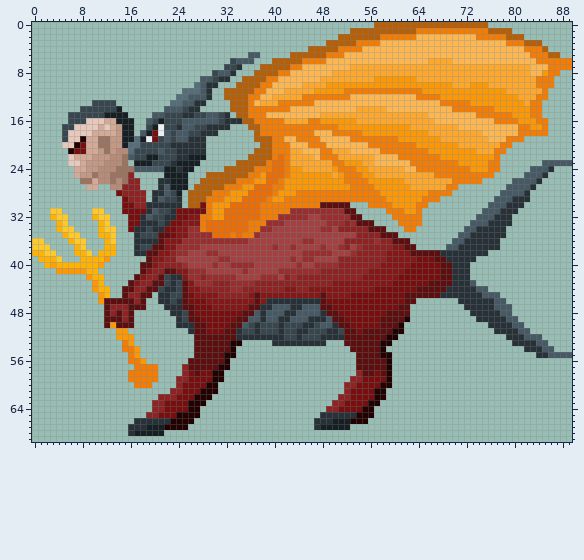
File history of a sprite sheet, source/core/assets/images/boss_enemy_angle1.png. That is the earlier state.
The file is 360x280 pixels, drawn in blocks of 4x4; one block is one cell here. Colours within 5 levels of each other are drawn and written as one.
The result:
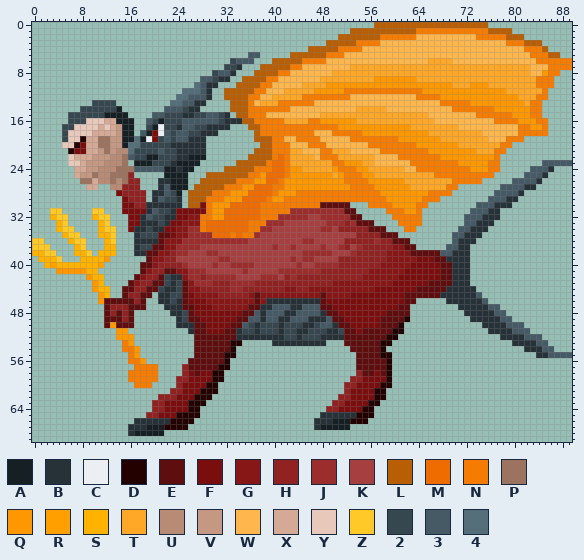
Palette (. is transparent): A #161f24  B #263238  C #eceff1  D #240101  E #5e0e0e  F #7a0d0d  G #871616  H #912222  J #9c2d2d  K #a64040  L #b85e04  M #ef6c00  N #f57c00  P #9c735f  Q #ff9800  R #ffa000  S #ffb300  T #ffa726  U #b88b76  V #c49883  W #ffb74d  X #d4a996  Y #e8c8ba  Z #ffca28  2 #37474f  3 #455a64  4 #546e7a
From old to new:
Changed rows in their new state; - is an unchanged pixel.
first column x 68:
27 ----------3---B
28 ---------3---B.
29 --------3--B-..
30 ------33-BB-..-
31 -----33-BB...--
32 ----33-BB-..---
33 ----3-BB-...---
34 ---3-B--...----
35 --3-B--....----
36 ---B--....-----
37 -----.....-----
38 33---...-------
39 -----.---------
first column x 69:
43 ----.-------
44 -----..-----
45 -----3...---
46 BB----3...--
47 --B----3-..-
48 ---B----3-.-
49 ----B----3-.
50 ------B---3-
51 -------B---3
52 ---------B--
Pixel boxes of the changes (left, top, right, bottom) in both pictures:
changed: (440, 184, 530, 340)
